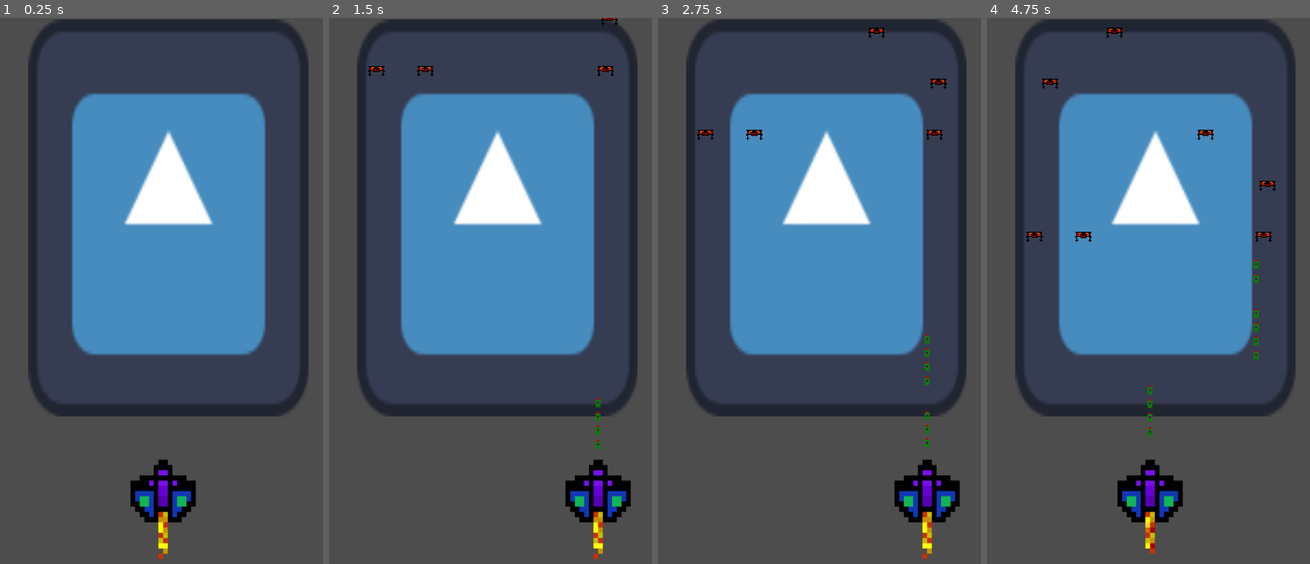
Above: before the commit, frames 1-4 (left to right).
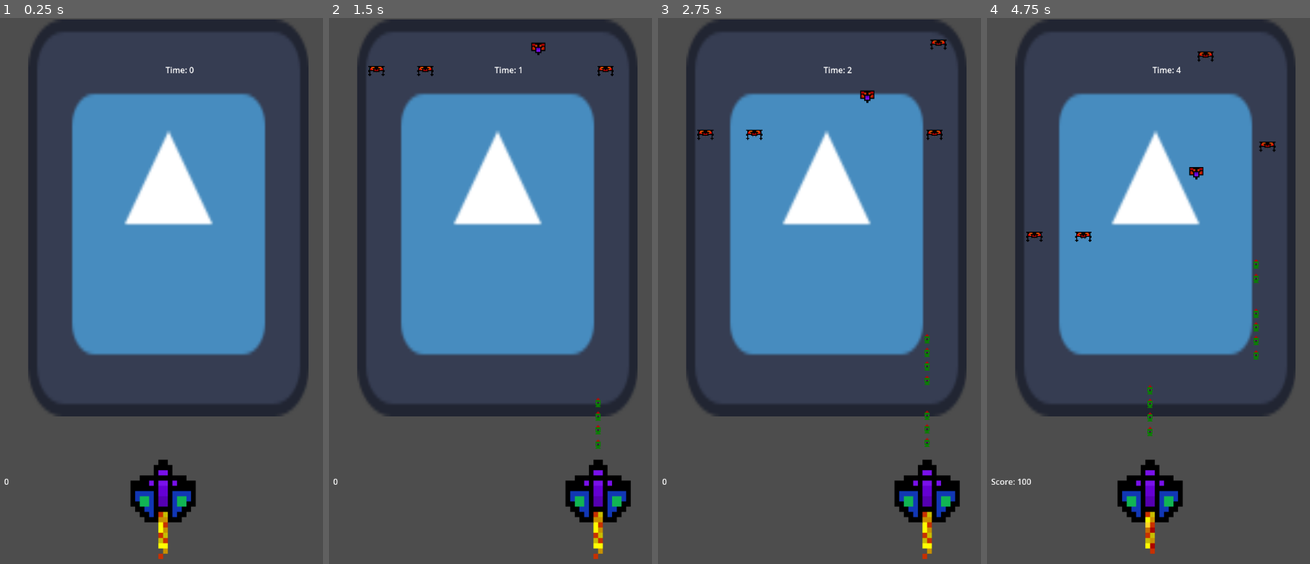
Above: after the commit, the same moments.

Repository: elfaroliver/spaceinvaderclone
Game: Godot game, scene res://Scenes/world.tscn
Two runs of this game, one before a commit and one after it. Both use one fixed random seed, a clock stepped at 60 frames per second and the inputs below. The engine's default icon, where the game draws it, is replaced by a stand-in: a white triangle on a blue panel in a dark square.
Inputs:
- Up to frame 1 (0.25 s): no input
- Up to frame 2 (1.5 s): hold E (DashRight) 0.53-1.28 s; hold Space (Shoot) 0.53-1.28 s; hold S (Down) from 1.28 s (still down); tap Space (Shoot) at 1.35 s
- Up to frame 3 (2.75 s): release S (Down) at 2.03 s; hold E (DashRight) from 2.03 s (still down); hold Space (Shoot) from 2.03 s (still down)
- Up to frame 4 (4.75 s): release E (DashRight) at 2.78 s; release Space (Shoot) at 2.78 s; hold W (Up) 2.78-3.53 s; tap Space (Shoot) at 2.85, 4.35 s; hold Space (Shoot) 3.53-4.28 s; hold Q (DashLeft) from 3.53 s (still down)

The runs differ from the first frame. In frame 1, less than 0.1% of the frame differs, in the area x 1-60%, y 8-86%; in frame 2, 0.2%; in frame 3, 0.3%; in frame 4, 0.6%, in the area x 1-90%, y 1-86%.

Commit message:
Bætti við auka enemy með hærra score, score popup per enemy death, timer alive

Diff:
--- /dev/null
+++ b/Scenes/enemy200.tscn
@@ -0,0 +1,21 @@
+[gd_scene format=3 uid="uid://dktrxgyadsdld"]
+
+[ext_resource type="Script" uid="uid://cll5iwx50rvki" path="res://Scripts/enemy.gd" id="1_o6phs"]
+[ext_resource type="Texture2D" uid="uid://dlk52e4phfd8f" path="res://Assets/spaceinvaderenemy200pts64x64.png" id="2_o6phs"]
+
+[sub_resource type="RectangleShape2D" id="RectangleShape2D_fo5ed"]
+size = Vector2(59, 58)
+
+[node name="Enemy200" type="Area2D" unique_id=1361976703 groups=["enemy"]]
+script = ExtResource("1_o6phs")
+health = 4
+speed = 75.0
+score = 200
+metadata/_edit_group_ = true
+
+[node name="Sprite2D" type="Sprite2D" parent="." unique_id=1178091174]
+texture = ExtResource("2_o6phs")
+
+[node name="CollisionShape2D" type="CollisionShape2D" parent="." unique_id=1931821114]
+position = Vector2(-1.5, 0)
+shape = SubResource("RectangleShape2D_fo5ed")
--- /dev/null
+++ b/Scenes/score_popup.tscn
@@ -0,0 +1,12 @@
+[gd_scene format=3 uid="uid://bh4jppyyxquag"]
+
+[ext_resource type="Script" uid="uid://b068f6gp0mlsv" path="res://Scripts/score_popup.gd" id="1_6333m"]
+
+[node name="ScorePopup" type="Node2D" unique_id=1646052098]
+script = ExtResource("1_6333m")
+
+[node name="ScoreLabel" type="Label" parent="." unique_id=1364479901]
+offset_left = 203.0
+offset_top = 83.0
+offset_right = 274.0
+offset_bottom = 146.0
--- a/Scenes/world.tscn
+++ b/Scenes/world.tscn
@@ -1,15 +1,19 @@
 [gd_scene format=3 uid="uid://cvfus6wi12pes"]
 
 [ext_resource type="Texture2D" uid="uid://bgsueckn7ylwb" path="res://Assets/icon.svg" id="1_5a7ea"]
+[ext_resource type="Script" uid="uid://dasioua10dnqp" path="res://Scripts/world.gd" id="1_k7acu"]
 [ext_resource type="Script" uid="uid://2qllm4t838ij" path="res://Scripts/player.gd" id="2_8j60k"]
 [ext_resource type="Texture2D" uid="uid://d1au76v5q03x0" path="res://Assets/1GunSpaceShip2x3256x256.png" id="3_o06y3"]
 [ext_resource type="Texture2D" uid="uid://cug3nuqloe1x3" path="res://Assets/spaceinvaderenemy64x64.png" id="4_8j60k"]
 [ext_resource type="Script" uid="uid://cll5iwx50rvki" path="res://Scripts/enemy.gd" id="4_fo5ed"]
-[ext_resource type="PackedScene" uid="uid://ugsr161uo3s6" path="res://Scenes/enemy.tscn" id="4_o06y3"]
+[ext_resource type="PackedScene" uid="uid://ugsr161uo3s6" path="res://Scenes/enemy100.tscn" id="4_o06y3"]
 [ext_resource type="Script" uid="uid://emupy14ve5aa" path="res://Scripts/spawner.gd" id="6_5ukr8"]
+[ext_resource type="PackedScene" uid="uid://dktrxgyadsdld" path="res://Scenes/enemy200.tscn" id="9_5v1tr"]
+[ext_resource type="Texture2D" uid="uid://dlk52e4phfd8f" path="res://Assets/spaceinvaderenemy200pts64x64.png" id="10_0fj1v"]
+[ext_resource type="PackedScene" uid="uid://bh4jppyyxquag" path="res://Scenes/score_popup.tscn" id="11_7yui6"]
 
 [sub_resource type="RectangleShape2D" id="RectangleShape2D_5a7ea"]
-size = Vector2(265.75, 928)
+size = Vector2(76.75, 928)
 
 [sub_resource type="AtlasTexture" id="AtlasTexture_k7acu"]
 atlas = ExtResource("3_o06y3")
@@ -67,7 +71,11 @@
 [sub_resource type="RectangleShape2D" id="RectangleShape2D_fo5ed"]
 size = Vector2(59, 58)
 
+[sub_resource type="RectangleShape2D" id="RectangleShape2D_ikia7"]
+
 [node name="World" type="Node2D" unique_id=456812661]
+script = ExtResource("1_k7acu")
+popup_scene = ExtResource("11_7yui6")
 
 [node name="Background" type="Sprite2D" parent="." unique_id=1015173002]
 position = Vector2(364.00003, 392.00003)
@@ -75,15 +83,15 @@
 texture = ExtResource("1_5a7ea")
 
 [node name="RightWall" type="StaticBody2D" parent="." unique_id=960025126]
-position = Vector2(854, 814)
+position = Vector2(848, 814)
 metadata/_edit_group_ = true
 
 [node name="CollisionShape2D" type="CollisionShape2D" parent="RightWall" unique_id=243142184]
-position = Vector2(1.125, 1)
+position = Vector2(-93.375, 1)
 shape = SubResource("RectangleShape2D_5a7ea")
 
 [node name="LeftWall" type="StaticBody2D" parent="." unique_id=1544480761]
-position = Vector2(-136, 815)
+position = Vector2(-37, 815)
 metadata/_edit_group_ = true
 
 [node name="CollisionShape2D" type="CollisionShape2D" parent="LeftWall" unique_id=1454515992]
@@ -151,7 +159,31 @@
 
 [node name="Spawner" type="Node2D" parent="." unique_id=1046670168]
 script = ExtResource("6_5ukr8")
-enemy_scene = ExtResource("4_o06y3")
+enemy_basic = ExtResource("4_o06y3")
+enemy_fast = ExtResource("9_5v1tr")
+
+[node name="ScoreLabel" type="Label" parent="." unique_id=982167951]
+offset_left = 41.0
+offset_top = 897.0
+offset_right = 66.0
+offset_bottom = 946.0
+text = "0
+"
+
+[node name="Enemy200" parent="." unique_id=1361976703 instance=ExtResource("9_5v1tr")]
+position = Vector2(444, 1108)
+
+[node name="Sprite2D2" type="Sprite2D" parent="Enemy200" unique_id=193104471]
+texture = ExtResource("10_0fj1v")
+
+[node name="CollisionShape2D2" type="CollisionShape2D" parent="Enemy200" unique_id=99390302]
+shape = SubResource("RectangleShape2D_ikia7")
+
+[node name="TimerLabel" type="Label" parent="." unique_id=1180019784]
+offset_left = 358.0
+offset_top = 90.0
+offset_right = 398.0
+offset_bottom = 113.0
 
 [connection signal="timeout" from="Player/ShootTimer" to="Player" method="_on_shoot_timer_timeout"]
 [connection signal="timeout" from="Player/DashTimer" to="Player" method="_on_dash_timer_timeout"]
--- a/Scripts/enemy.gd
+++ b/Scripts/enemy.gd
@@ -1,7 +1,8 @@
 extends Area2D
 
-@export var health := 3
+@export var health := 2
 @export var speed := 100.0
+@export var score := 100
 
 func _process(delta):
 	position.y += speed * delta
@@ -16,4 +17,30 @@
 		die()
 
 func die():
+	get_tree().current_scene.add_score(score)
+	spawn_popup()
 	queue_free()
+
+#func spawn_popup():
+	#var popup = get_tree().current_scene.popup_scene.instantiate()
+	#get_tree().current_scene.add_child(popup)
+#
+	#popup.global_position = global_position
+	#popup.call_deferred("setup", score)
+
+func spawn_popup():
+	var popup = get_tree().current_scene.popup_scene.instantiate()
+
+	get_tree().current_scene.add_child(popup)
+
+	popup.global_position = global_position
+	popup.setup(score)
+
+#func spawn_popup():
+	#var popup = get_tree().current_scene.popup_scene.instantiate()
+#
+	#get_tree().current_scene.add_child(popup)
+	#print("ENEMY POS:", global_position)
+	#popup.global_position = global_position
+	#print("POPUP POS:", popup.global_position)
+	#popup.setup(score)
--- /dev/null
+++ b/Scripts/score_popup.gd
@@ -0,0 +1,13 @@
+extends Node2D
+
+var velocity := Vector2(0, -50)
+
+func setup(amount: int):
+	$ScoreLabel.text = "+" + str(amount)
+
+func _process(delta):
+	position += velocity * delta
+	modulate.a -= delta * 1.5
+
+	if modulate.a <= 0:
+		queue_free()
--- a/Scripts/spawner.gd
+++ b/Scripts/spawner.gd
@@ -1,11 +1,17 @@
 extends Node2D
 
-@export var enemy_scene: PackedScene
-@export var spawn_interval := 1.0
+@export var enemy_basic: PackedScene
+@export var enemy_fast: PackedScene
 
-var timer := 0.0
+var fast_timer := 0.0
+var slow_timer := 0.0
+
+var fast_interval := 1.75
+var slow_interval := 5.0
+
 var min_x := 0.0
 var max_x := 0.0
+
 
 func _ready():
 	var screen_width = get_viewport_rect().size.x
@@ -14,21 +20,29 @@
 	min_x = margin
 	max_x = screen_width - margin
 
+func _process(delta):
+	fast_timer += delta
+	slow_timer += delta
 
-func _process(delta):
-	timer += delta
+	# FAST SPAWN (every 1.75s)
+	if fast_timer >= fast_interval:
+		fast_timer = 0
+		print("Spawn 1.75sec")
+		spawn_enemy(enemy_basic)
 
-	if timer >= spawn_interval:
-		timer = 0
-		spawn_enemy()
+	# SLOW SPAWN (every 5s)
+	if slow_timer >= slow_interval:
+		slow_timer = 0
+		print("Spawn 5sec")
+		spawn_enemy(enemy_fast)
 
 
-func spawn_enemy():
-	var enemy = enemy_scene.instantiate()
+func spawn_enemy(scene: PackedScene):
+	var enemy = scene.instantiate()
 
-	var x = randf_range(min_x, max_x)
-	var y = -50
-
-	enemy.global_position = Vector2(x, y)
+	enemy.global_position = Vector2(
+		randf_range(min_x, max_x),
+		-50
+	)
 
 	add_child(enemy)
--- /dev/null
+++ b/Scripts/world.gd
@@ -0,0 +1,28 @@
+extends Node2D
+
+var score := 0
+var time_alive := 0.0
+
+@onready var score_label = $ScoreLabel
+@onready var timer_label = $TimerLabel
+
+@export var popup_scene: PackedScene
+
+func add_score(amount):
+	score += amount
+	score_label.text = "Score: " + str(score)
+
+	print("GAINED: ", amount, "TOTAL: ", score)
+
+func _process(delta):
+	time_alive += delta
+	update_timer_label()
+
+func update_timer_label():
+	timer_label.text = "Time: " + str(int(time_alive))
+
+#func update_timer_label():
+	#var seconds = int(time_alive) % 60
+	#var minutes = int(time_alive) / 60
+#
+	#timer_label.text = "Time: %02d:%02d" % [minutes, seconds]
Binary file added: Assets/spaceinvaderenemy200pts64x64.png
Not shown, added: Assets/spaceinvaderenemy200pts64x64.png.import
Renamed: Scenes/enemy.tscn -> Scenes/enemy100.tscn
Not shown, added: Scripts/score_popup.gd.uid
Not shown, added: Scripts/world.gd.uid
